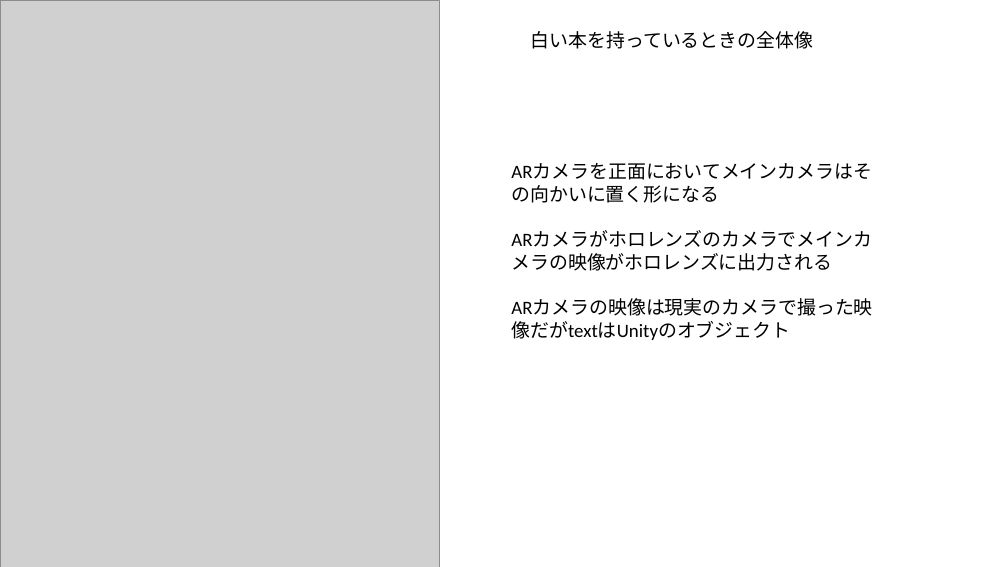
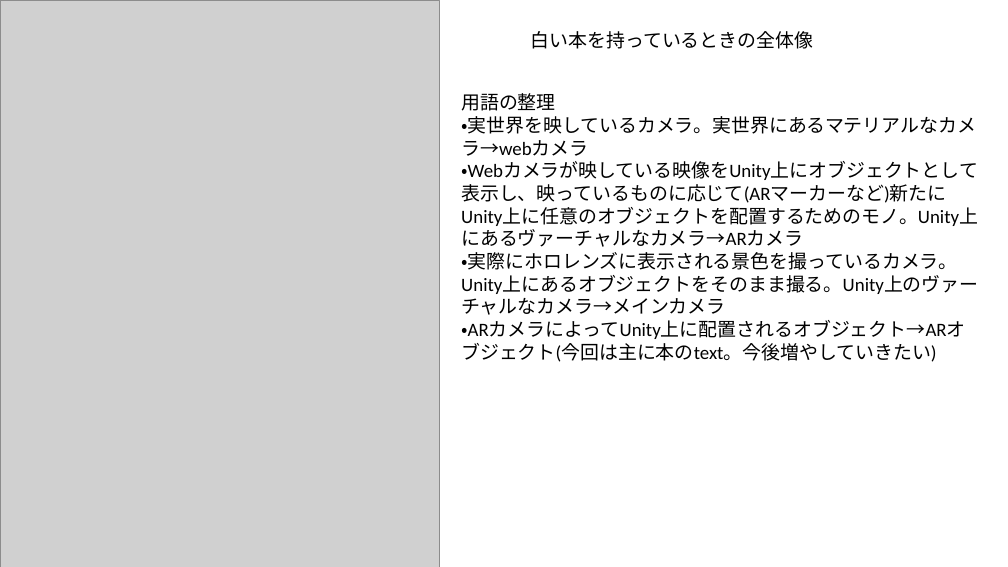
Before and after one commit to yokohamaH/HoloProject, a slide deck: slide 21 of Others/研究経過1.pptx. Drawn at 1008x567 pixels with LibreOffice and Linux fonts; fonts in the diff are those of the drawing; grey boxes stand for pictures. Boxes give left, top, right and bottom in pixels: in the first picture for what was removed or moved away, otherwise in the second. Text is boxed around its words. In the diff, an @@ line names an element or a change of style, - is before the commit and + after.

```diff
--- a/Others/研究経過1.pptx
+++ b/Others/研究経過1.pptx
@@ text added at (x1=461, y1=93, x2=978, y2=362), 18 pt, text #000000 @@
+用語の整理
+・実世界を映しているカメラ。実世界にあるマテリアルなカメラ→webカメラ
+・Webカメラが映している映像をUnity上にオブジェクトとして表示し、映っているものに応じて(ARマーカーなど)新たにUnity上に任意のオブジェクトを配置するためのモノ。Unity上にあるヴァーチャルなカメラ→ARカメラ
+・実際にホロレンズに表示される景色を撮っているカメラ。Unity上にあるオブジェクトをそのまま撮る。Unity上のヴァーチャルなカメラ→メインカメラ
+・ARカメラによってUnity上に配置されるオブジェクト→ARオブジェクト(今回は主に本のtext。今後増やしていきたい)
@@ text removed at (x1=504, y1=156, x2=885, y2=346) @@
-ARカメラを正面においてメインカメラはその向かいに置く形になる
-ARカメラがホロレンズのカメラでメインカメラの映像がホロレンズに出力される
-ARカメラの映像は現実のカメラで撮った映像だがtextはUnityのオブジェクト
```
Also in this commit, not shown: 3 other slides changed, 2 slides added.
